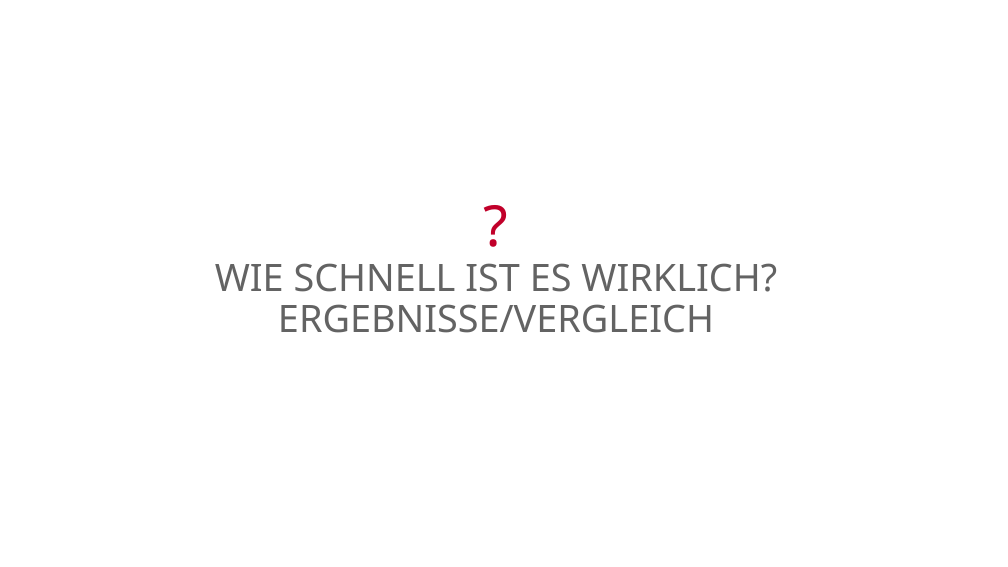
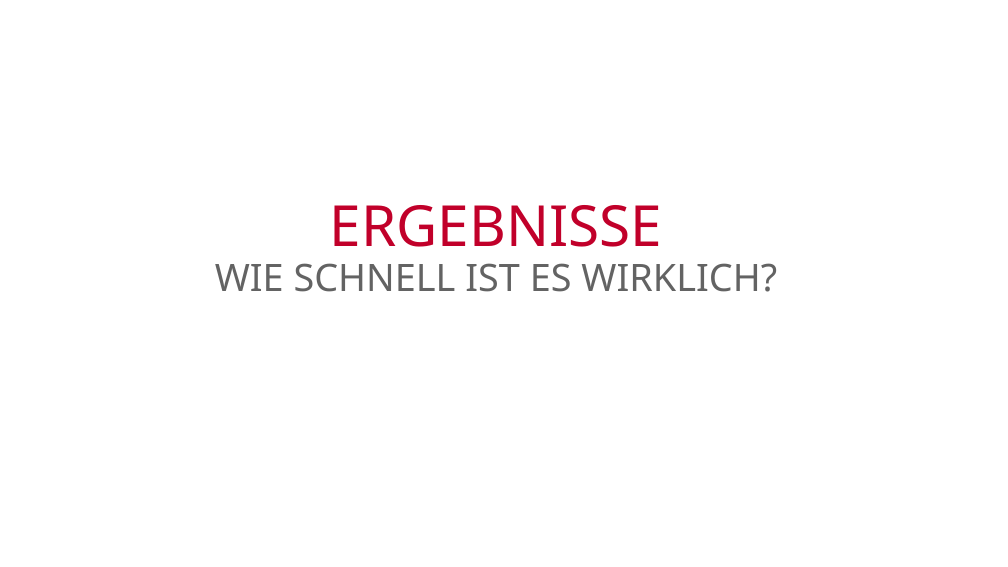
Before and after one commit to mawehl/BigData, a slide deck: slide 20 of CloudBurst_Wehle.pptx. Drawn at 1008x567 pixels with LibreOffice and Linux fonts; fonts in the diff are those of the drawing; background and template pictures are left out. Boxes give left, top, right and bottom in pixels: in the first picture for what was removed or moved away, otherwise in the second. Text is boxed around its words. In the diff, an @@ line names an element or a change of style, - is before the commit and + after.

```diff
--- a/CloudBurst_Wehle.pptx
+++ b/CloudBurst_Wehle.pptx
@@ title at [215, 205, 777, 292]: text changed @@
-?
-WIE SCHNELL IST ES WIRKLICH?
-ERGEBNISSE/VERGLEICH
+ERGEBNISSE
+WIE SCHNELL IST ES WIRKLICH?
```
Also in this commit, not shown: 2 other slides changed, 1 slide added, 1 slide removed.
